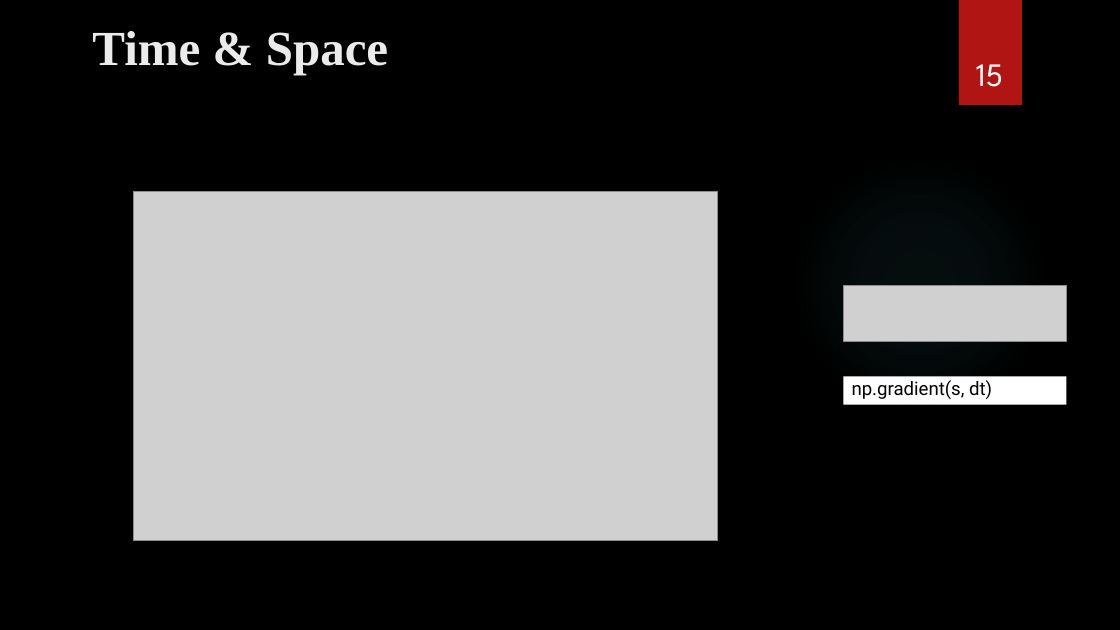
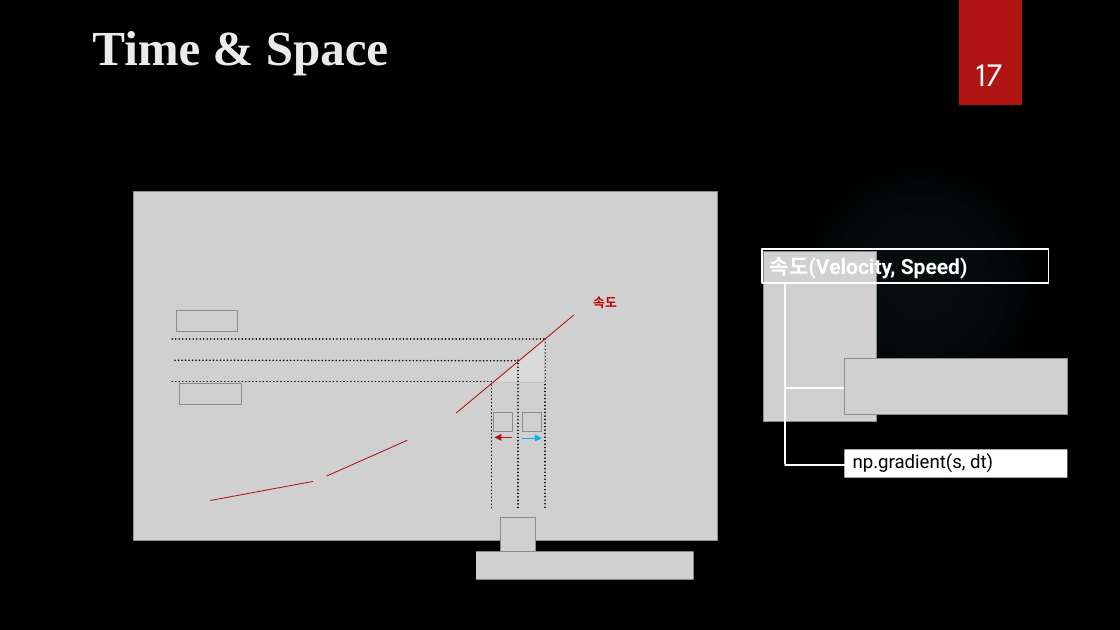
Before and after one commit to ancestor9/mathematics-for-machine-learning, a slide deck: slide 17 of Calculus/Modeling_Simulation_1.pptx (slide 15 before the commit). Drawn at 1120x630 pixels with LibreOffice and Linux fonts; fonts in the diff are those of the drawing; grey boxes stand for pictures; background and template pictures are left out. Boxes give left, top, right and bottom in pixels: in the first picture for what was removed or moved away, otherwise in the second. Text is boxed around its words. In the diff, an @@ line names an element or a change of style, - is before the commit and + after.

```diff
--- a/Calculus/Modeling_Simulation_1.pptx
+++ b/Calculus/Modeling_Simulation_1.pptx
@@ page number at (x1=976, y1=64, x2=1003, y2=86): text changed @@
-15
+17
@@ rectangle added at (x1=762, y1=250, x2=1049, y2=283), outline #FFFFFF 1.5 pt, 18 pt, text #FFFFFF, bold @@
+속도(Velocity, Speed)
@@ picture added at (x1=764, y1=252, x2=877, y2=422) @@
@@ text added at (x1=593, y1=296, x2=617, y2=308), 11 pt, text #C00000, bold @@
+속도
@@ line added from (786, 283) to (786, 464), #FFFFFF 1.5 pt @@
@@ picture added at (x1=177, y1=311, x2=238, y2=332) @@
@@ line added from (456, 413) to (574, 315), #B01513 0.75 pt @@
@@ line added from (172, 339) to (544, 339), #000000 1.5 pt dashed @@
@@ right triangle added at (x1=493, y1=340, x2=544, y2=383), fill #D9D9D9, outline #BFBFBF 0.25 pt @@
@@ line added from (544, 339) to (544, 510), #000000 1.5 pt dashed @@
@@ picture moved from (x1=844, y1=286, x2=1067, y2=342) to (x1=844, y1=359, x2=1068, y2=415) @@
@@ line added from (172, 381) to (492, 381), #000000 1.5 pt dashed @@
@@ picture added at (x1=180, y1=383, x2=241, y2=404) @@
@@ line added from (492, 381) to (492, 510), #000000 1.5 pt dashed @@
@@ line added from (857, 388) to (786, 388), #FFFFFF 1.5 pt @@
@@ picture added at (x1=493, y1=413, x2=513, y2=431) @@
@@ picture added at (x1=523, y1=413, x2=542, y2=431) @@
@@ line added from (327, 476) to (408, 440), #B01513 0.75 pt @@
@@ arrow added from (512, 438) to (495, 438), #B01513 0.75 pt @@
@@ arrow added from (523, 439) to (542, 439), #00B0F0 0.75 pt @@
@@ line added from (857, 465) to (786, 465), #FFFFFF 1.5 pt @@
@@ rectangle "np.gradient(s, dt)" moved from (x1=844, y1=376, x2=1067, y2=405) to (x1=844, y1=450, x2=1068, y2=478) @@
@@ line added from (211, 501) to (313, 481), #B01513 0.75 pt @@
@@ group added at (x1=175, y1=360, x2=694, y2=580): 2 lines, 2 pictures @@
```
Also in this commit, not shown: 9 other slides changed, 2 slides added.
